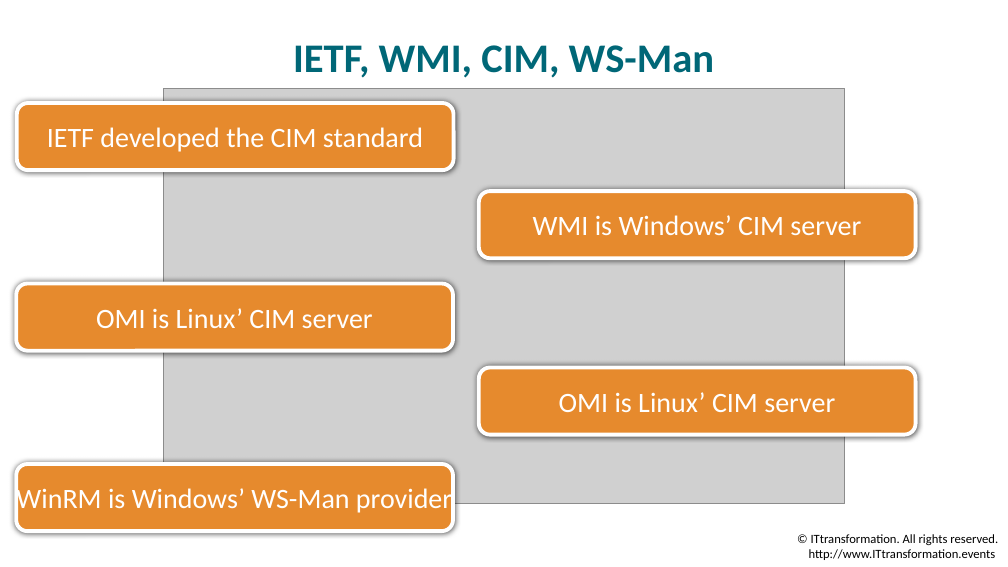
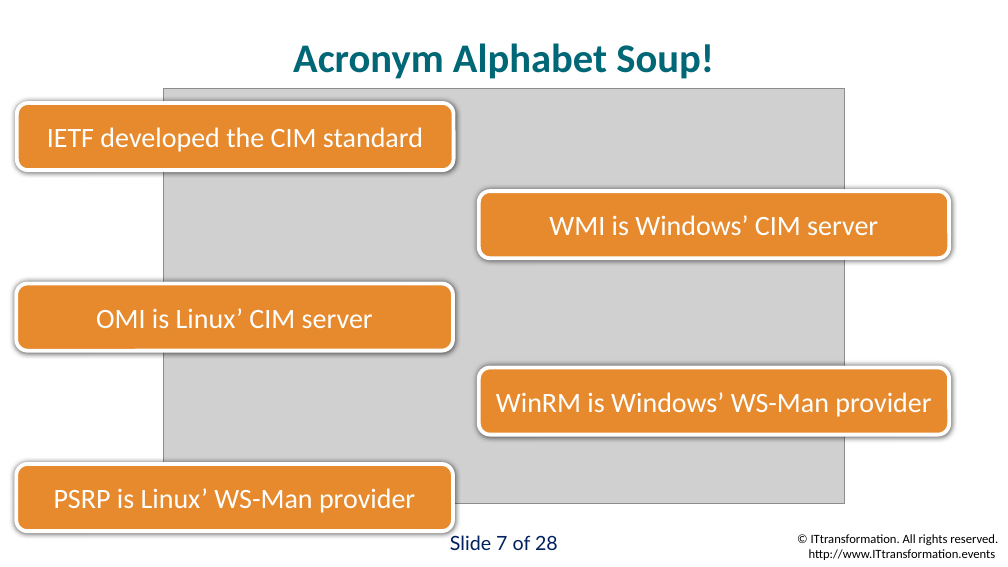
Before and after one commit to timothywarner/ittransformation2017, a slide deck: slide 7 of warner-itt-dsc.pptx. Drawn at 1008x567 pixels with LibreOffice and Linux fonts; fonts in the diff are those of the drawing; grey boxes stand for pictures; background and template pictures are left out. Boxes give left, top, right and bottom in pixels: in the first picture for what was removed or moved away, otherwise in the second. Text is boxed around its words. In the diff, an @@ line names an element or a change of style, - is before the commit and + after.

```diff
--- a/warner-itt-dsc.pptx
+++ b/warner-itt-dsc.pptx
@@ title at [293, 43, 714, 79]: text changed @@
-IETF, WMI, CIM, WS-Man
+Acronym Alphabet Soup!
@@ rounded rectangle "WMI is Windows’ CIM server": place and size @@
-rounded rectangle "WMI is Windows’ CIM server" at [479, 192, 915, 259]
+rounded rectangle "WMI is Windows’ CIM server" at [479, 192, 950, 259]
@@ rounded rectangle "WinRM is Windows’ WS-Man provider": place and size @@
-rounded rectangle "WinRM is Windows’ WS-Man provider" at [479, 368, 915, 435]
+rounded rectangle "WinRM is Windows’ WS-Man provider" at [479, 368, 950, 435]
@@ text in rounded rectangle at [496, 392, 931, 417]: text changed @@
-OMI is Linux’ CIM server
+WinRM is Windows’ WS-Man provider
@@ text in rounded rectangle at [54, 488, 415, 513]: text changed @@
-WinRM is Windows’ WS-Man provider
+PSRP is Linux’ WS-Man provider
@@ text added at [450, 535, 558, 550], 14 pt, text #002060 @@
+Slide 7 of 28
```
Also in this commit, not shown: 22 other slides changed, 5 slides added, 6 other files.
